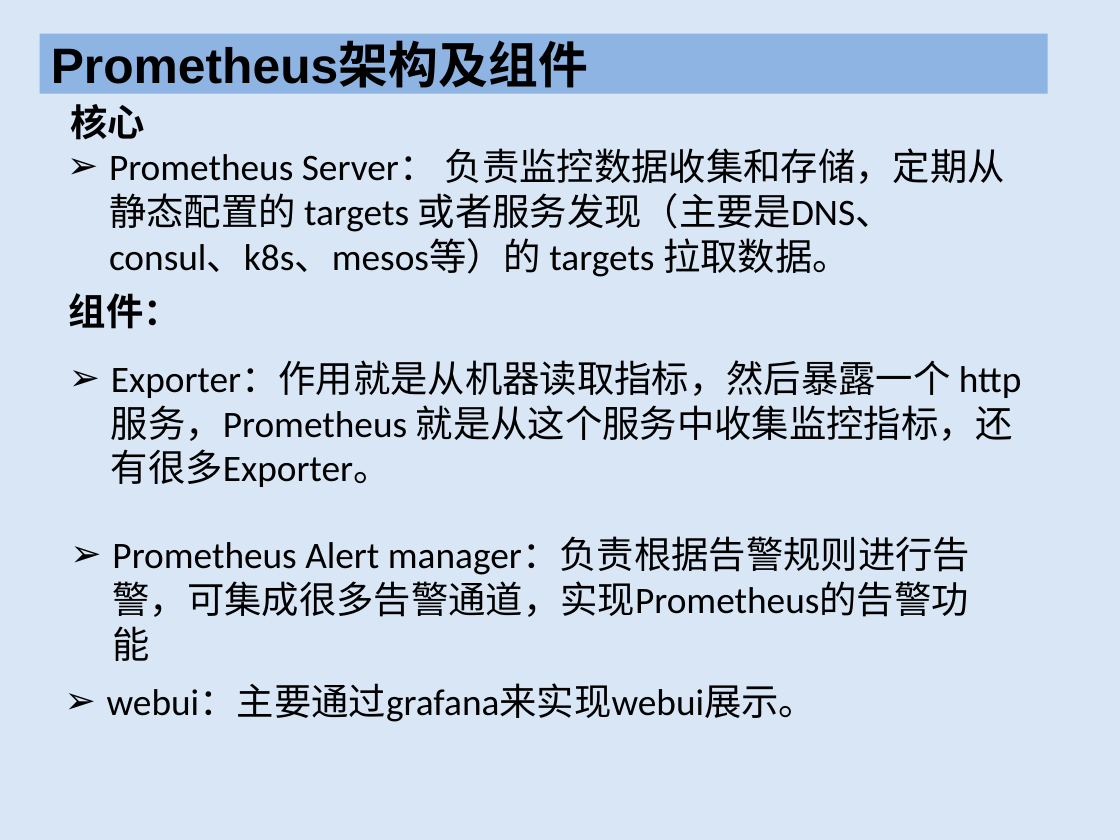
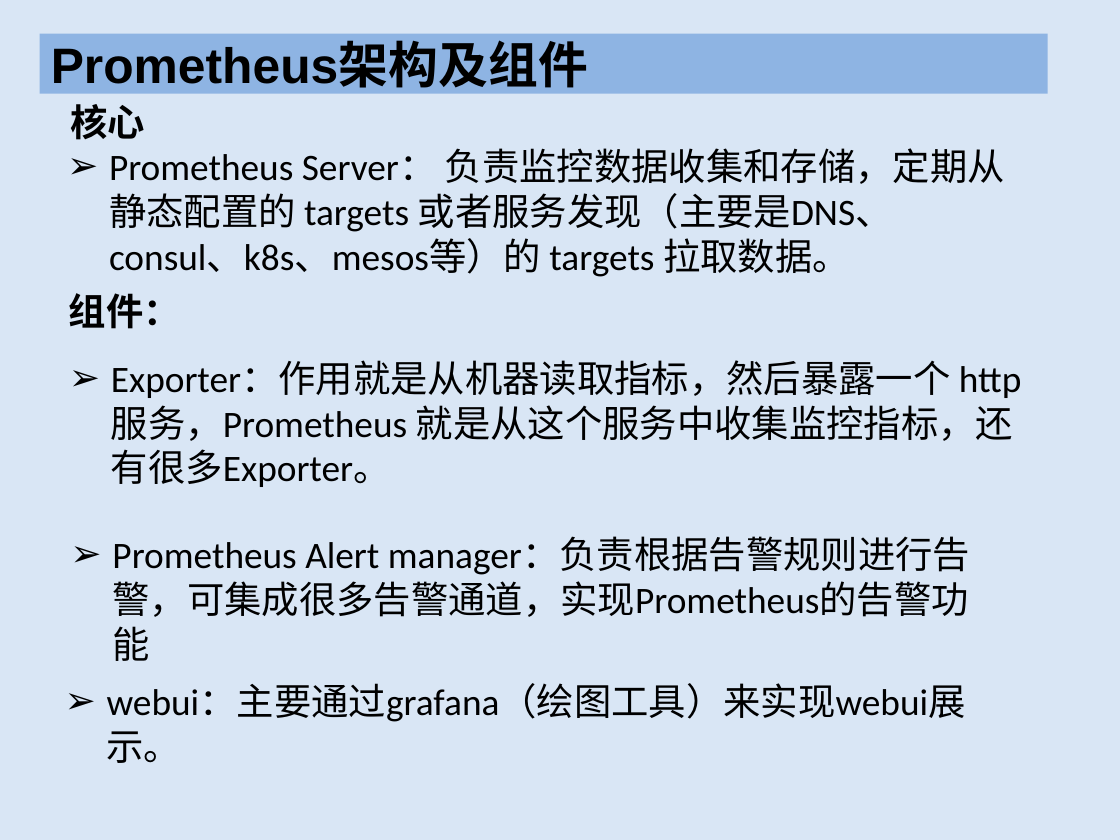
Before and after one commit to XianHuaEmma/test, a slide deck: slide 6 of Prometheus知识/Prometheus.pptx. Drawn at 1120x840 pixels with LibreOffice and Linux fonts; fonts in the diff are those of the drawing. Boxes give left, top, right and bottom in pixels: in the first picture for what was removed or moved away, otherwise in the second. Text is boxed around its words. In the diff, an @@ line names an element or a change of style, - is before the commit and + after.

```diff
--- a/Prometheus知识/Prometheus.pptx
+++ b/Prometheus知识/Prometheus.pptx
@@ text at (107,684,966,763): text changed @@
-➢ webui：主要通过grafana来实现webui展示。
+➢ webui：主要通过grafana（绘图工具）来实现webui展示。
```
Also in this commit, not shown: 2 other slides changed, 1 slide added, 6 other files.
